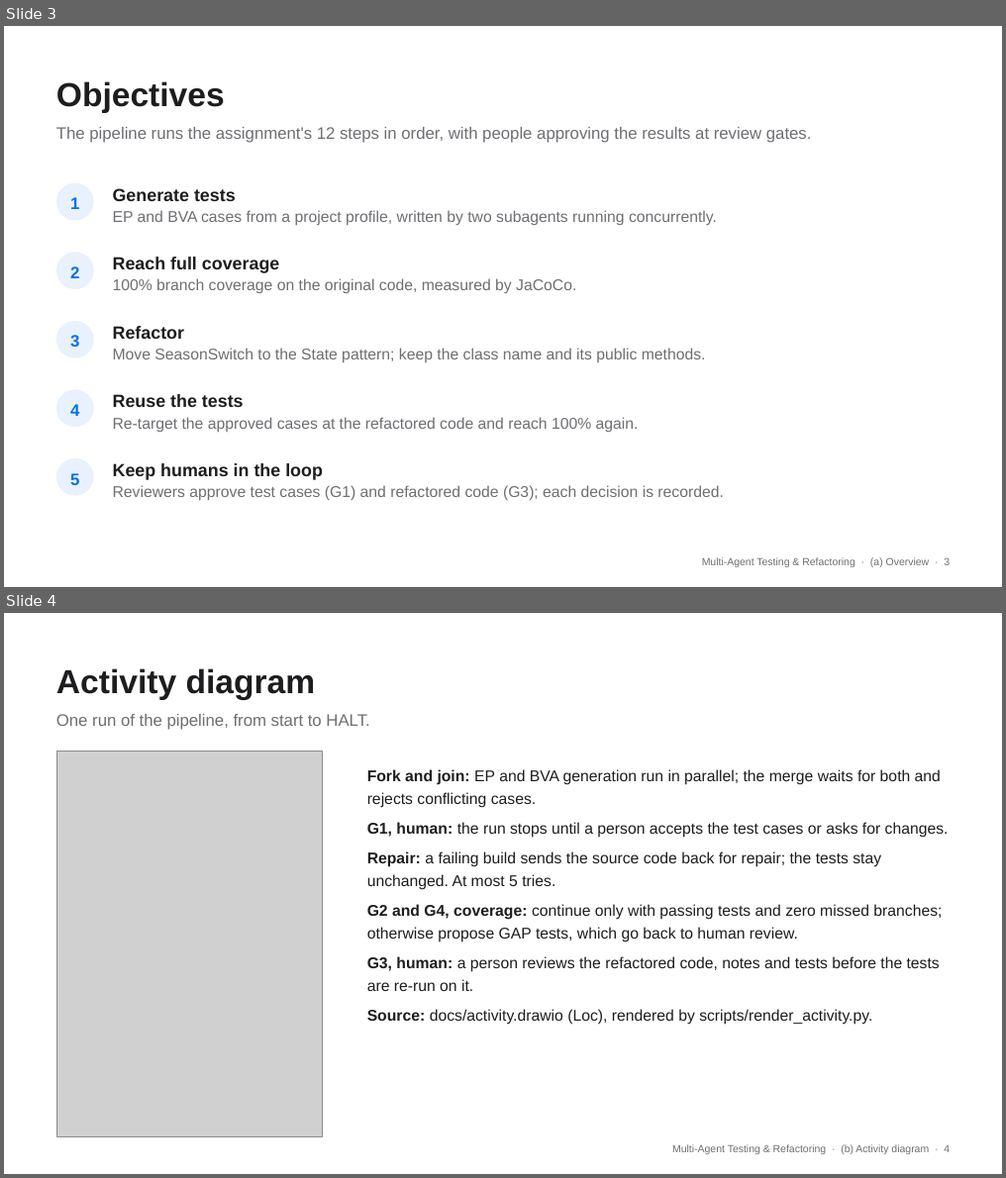
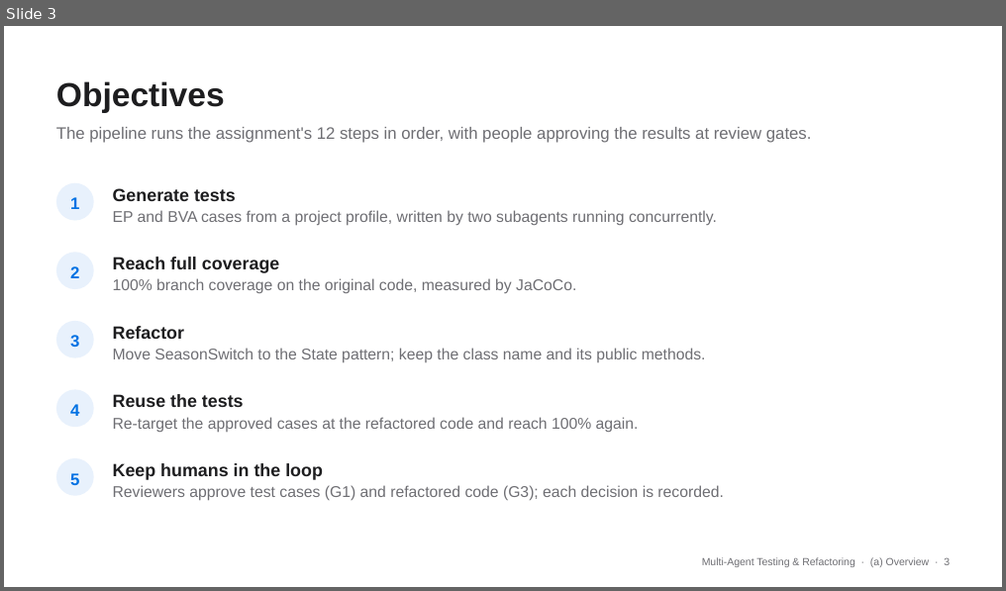
Before and after one commit to JordanTaylorGit/CSE-4392-Multi-Agent-System, a slide deck: slides/team3.pptx. Shown one above the other, each under a label of ours: slides 3 and 4 before the commit, slide 3 after it. The pictures are 1006x1178 and 1006x591 pixels, drawn with LibreOffice and Linux fonts; fonts in the diff are those of the drawing; grey boxes stand for pictures. Boxes give left, top, right and bottom in pixels: in the first picture for what was removed or moved away, otherwise in the second. Text is boxed around its words. In the diff, an @@ line names an element or a change of style, - is before the commit and + after.

```diff
--- a/slides/team3.pptx
+++ b/slides/team3.pptx
@@ slide 4 removed at [4,613,1002,1174], background #FFFFFF @@
@@ text removed at [56,668,316,700] @@
-Activity diagram
@@ text removed at [56,714,369,730] @@
-One run of the pipeline, from start to HALT.
@@ picture removed at [56,752,322,1137] @@
@@ text removed at [367,769,948,1025] @@
-Fork and join: EP and BVA generation run in parallel; the merge waits for both and rejects conflicting cases.
-G1, human: the run stops until a person accepts the test cases or asks for changes.
-Repair: a failing build sends the source code back for repair; the tests stay unchanged. At most 5 tries.
-G2 and G4, coverage: continue only with passing tests and zero missed branches; otherwise propose GAP tests, which go back to human review.
-G3, human: a person reviews the refactored code, notes and tests before the tests are re-run on it.
-Source: docs/activity.drawio (Loc), rendered by scripts/render_activity.py.
@@ text removed at [672,1145,949,1155] @@
-Multi-Agent Testing & Refactoring · (b) Activity diagram · 4
```
Also in this commit, not shown: 5 slides changed, 1 slide added, 1 other file.
